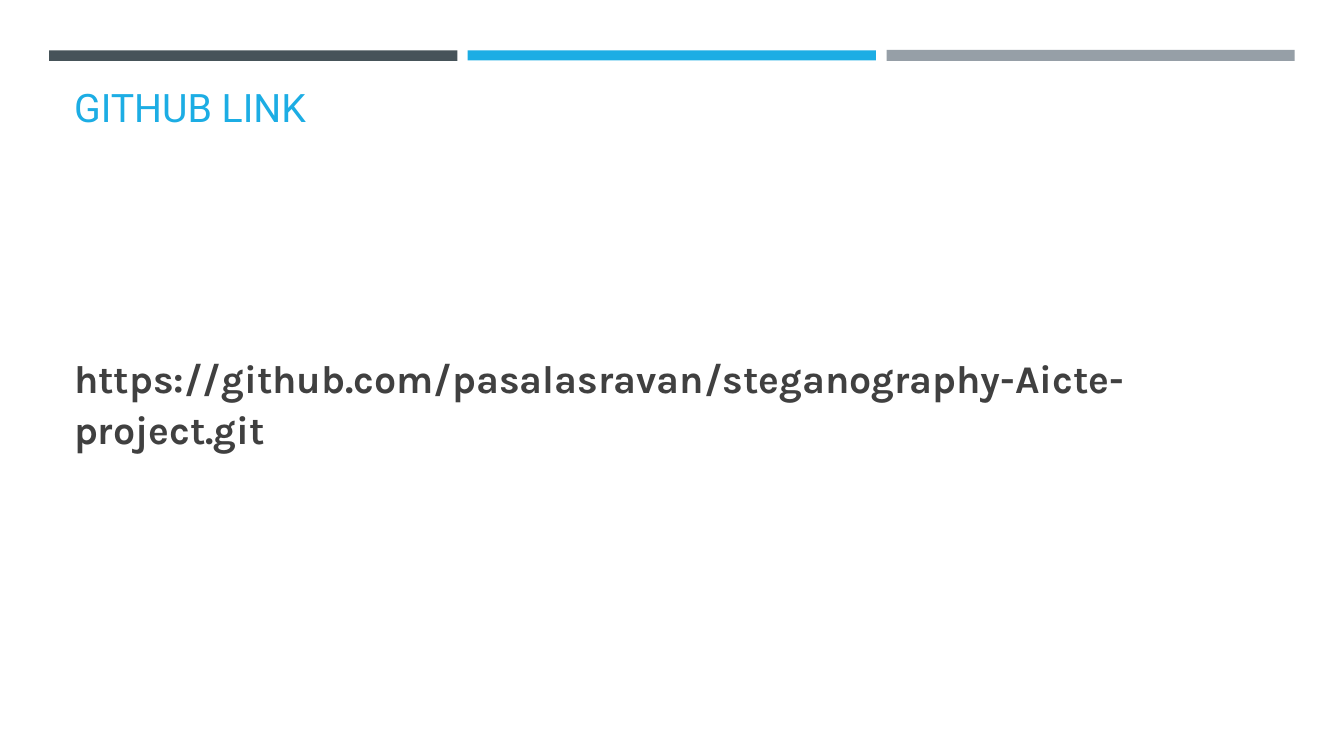
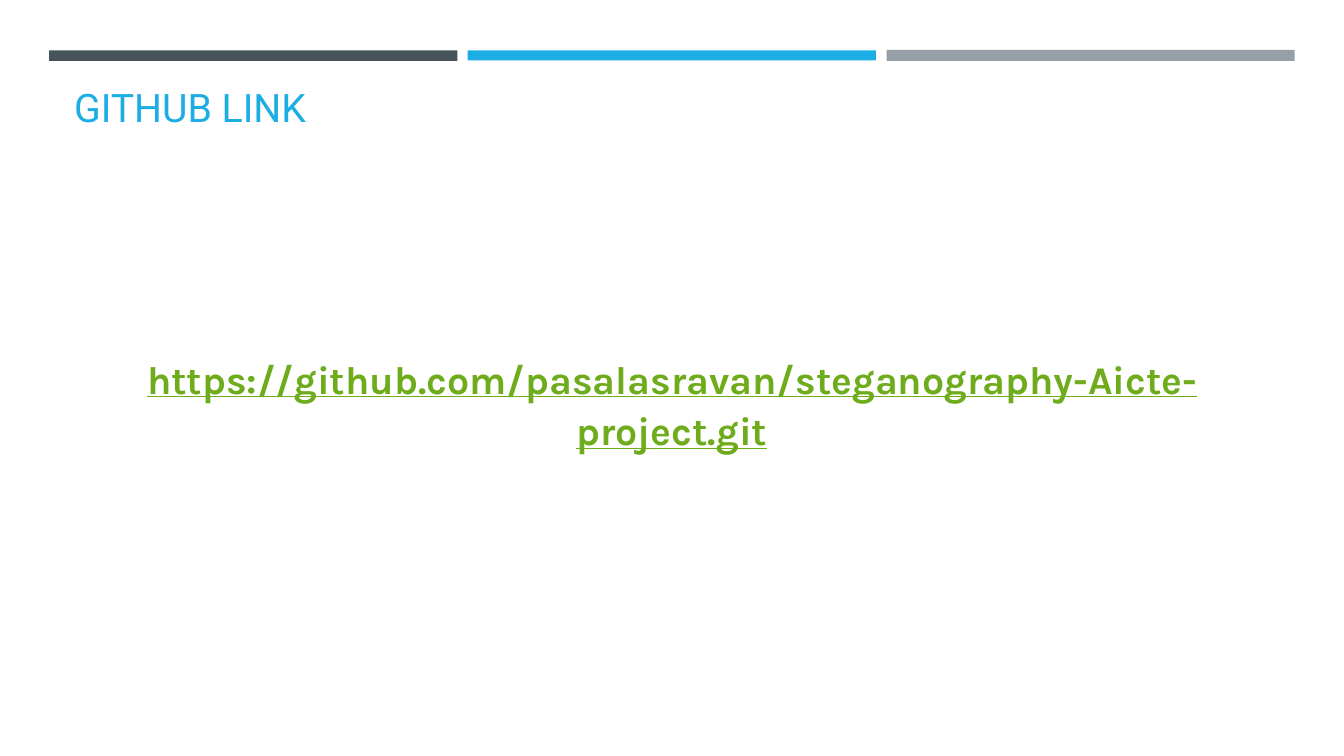
Before and after one commit to pasalasravan/steganography-Aicte-project, a slide deck: slide 9 of Steganography ppt.pptx. Drawn at 1344x756 pixels with LibreOffice and Linux fonts; fonts in the diff are those of the drawing; background and template pictures are left out. Boxes give left, top, right and bottom in pixels: in the first picture for what was removed or moved away, otherwise in the second. Text is boxed around its words. In the diff, an @@ line names an element or a change of style, - is before the commit and + after.

```diff
--- a/Steganography ppt.pptx
+++ b/Steganography ppt.pptx
@@ text "https://github.com/pasalasravan/steganography-Aicte-project. ..." at (147, 364, 1197, 455): text colour #404040 to #6EAC1C, underline on; alignment left to centre @@
```
Also in this commit, not shown: 1 other slide changed.
